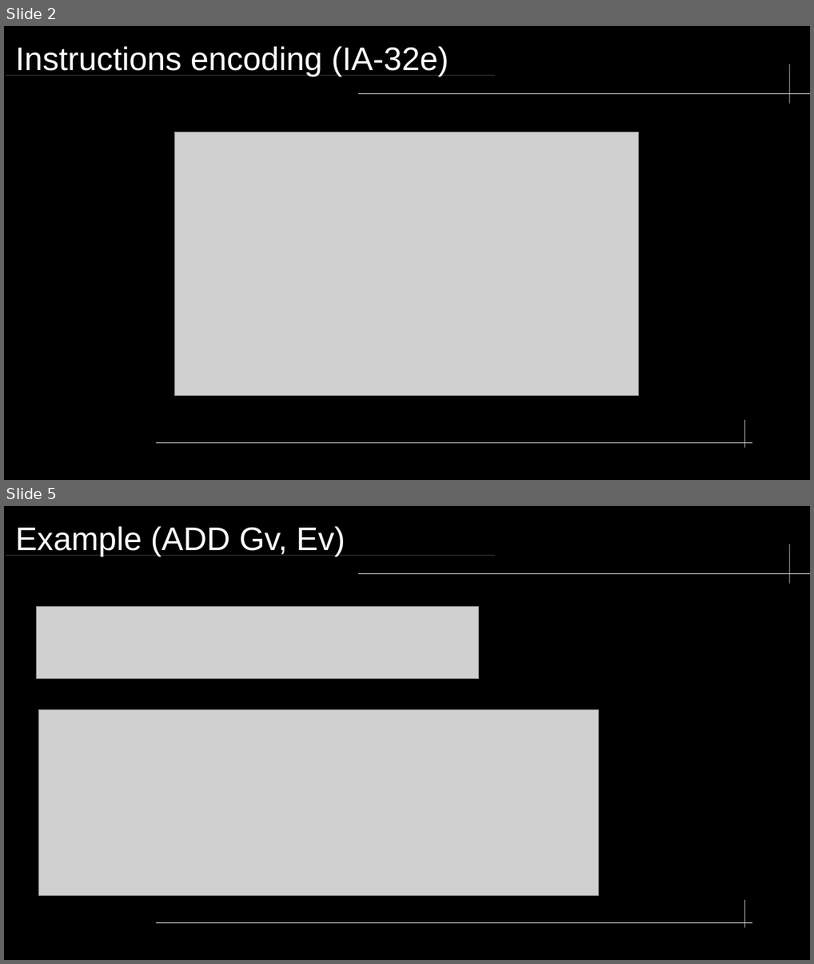
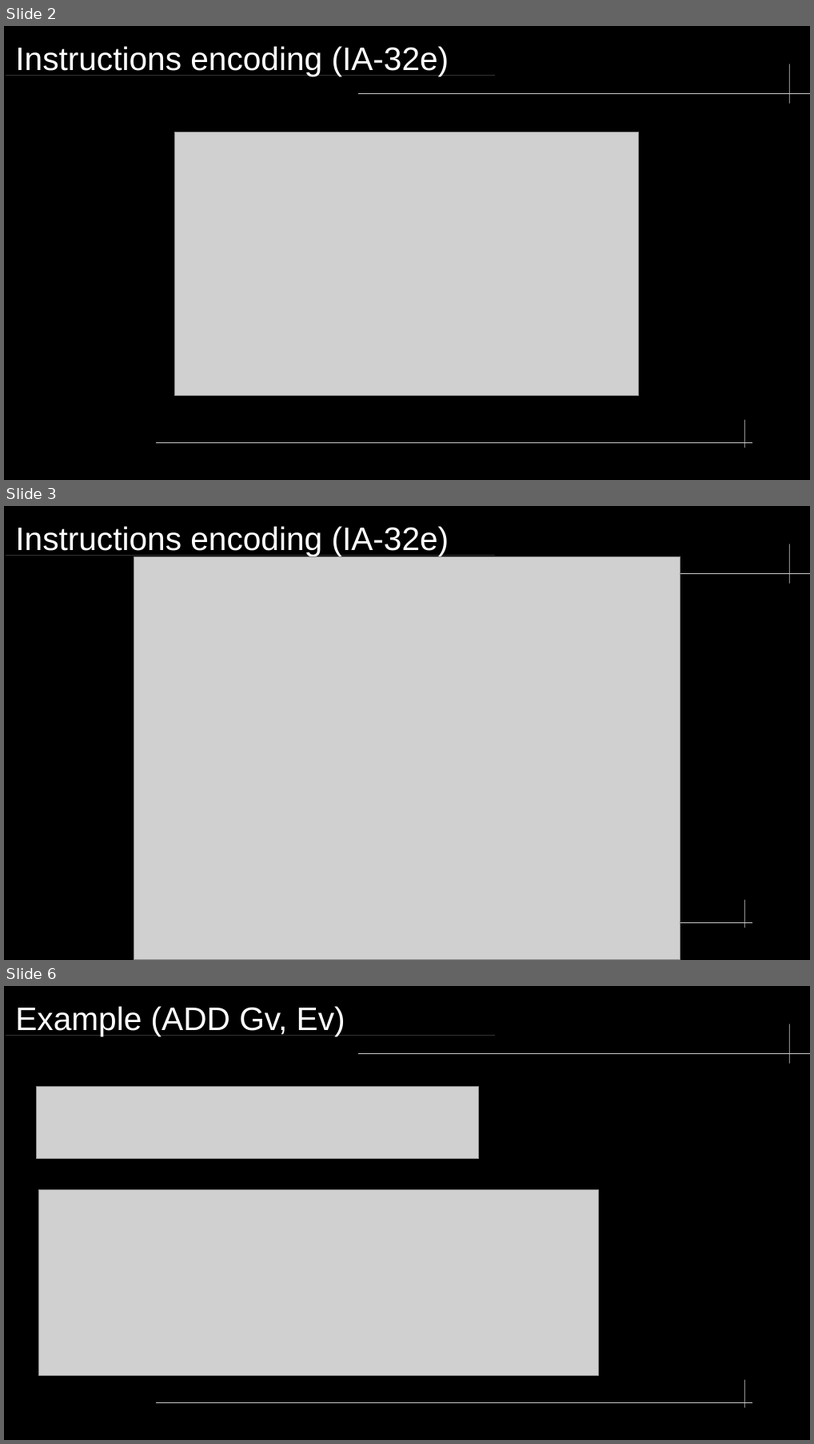
Before and after one commit to valkheim/transasm, a slide deck: slides/slides.odp. Shown one above the other, each under a label of ours: slides 2 and 5 before the commit, slides 2, 3 and 6 after it; the slides between them are not shown. The pictures are 814x964 and 814x1444 pixels, drawn with LibreOffice and Linux fonts; fonts in the diff are those of the drawing; grey boxes stand for pictures. Boxes give left, top, right and bottom in pixels: in the first picture for what was removed or moved away, otherwise in the second. Text is boxed around its words. In the diff, an @@ line names an element or a change of style, - is before the commit and + after.

```diff
--- a/slides/slides.odp
+++ b/slides/slides.odp
@@ slide 3 added at box(4, 506, 810, 960), background #000000; not listed: 5 template elements that a slide beside it also shows @@
@@ title added at box(15, 526, 450, 556), 32 pt, text #FFFFFF @@
+Instructions encoding (IA-32e)
@@ picture added at box(134, 556, 681, 960) @@
@@ what was slide 5 is now slide 6 @@
```
Also in this commit, not shown: 4 slides changed, 1 other slide added, 1 other file.
